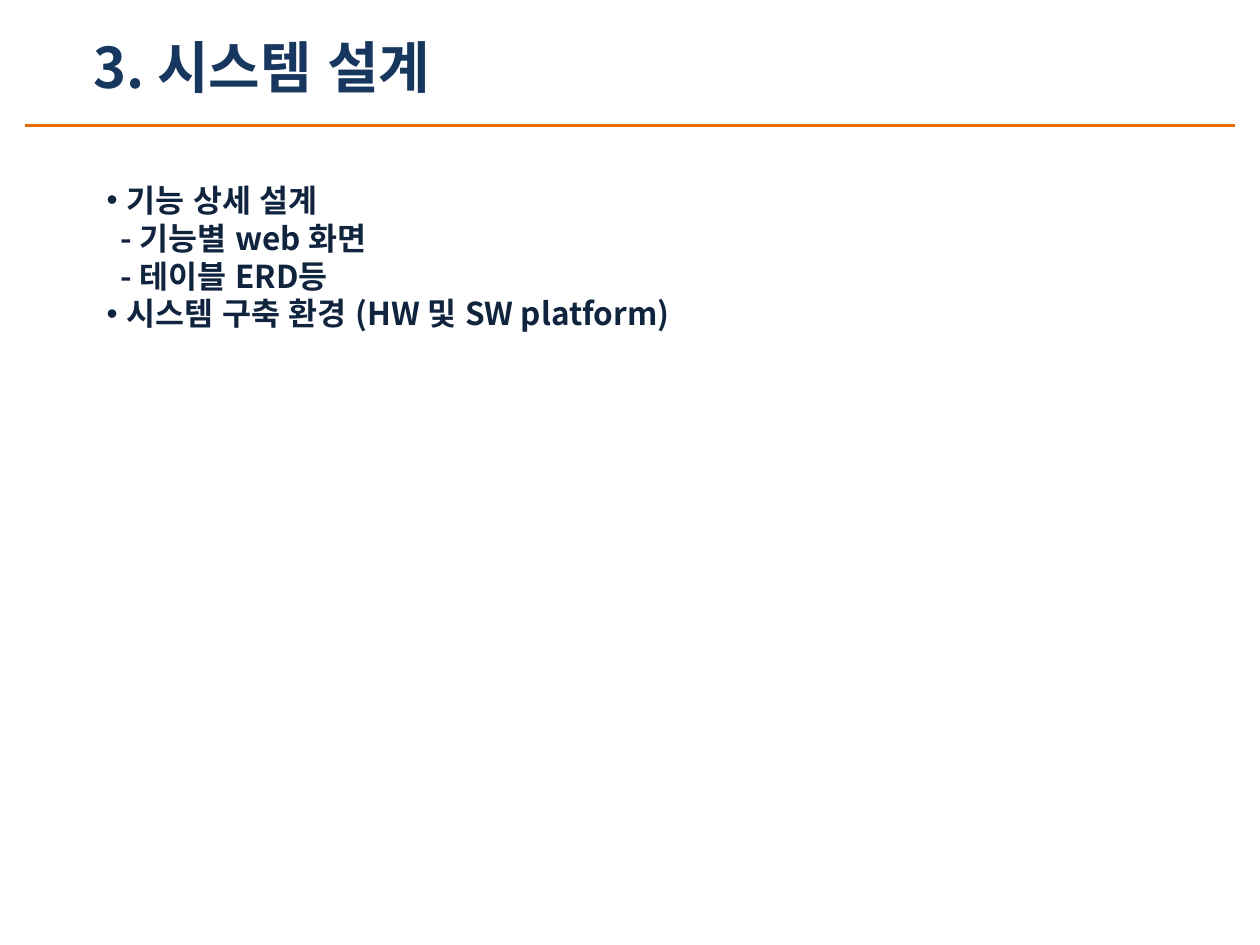
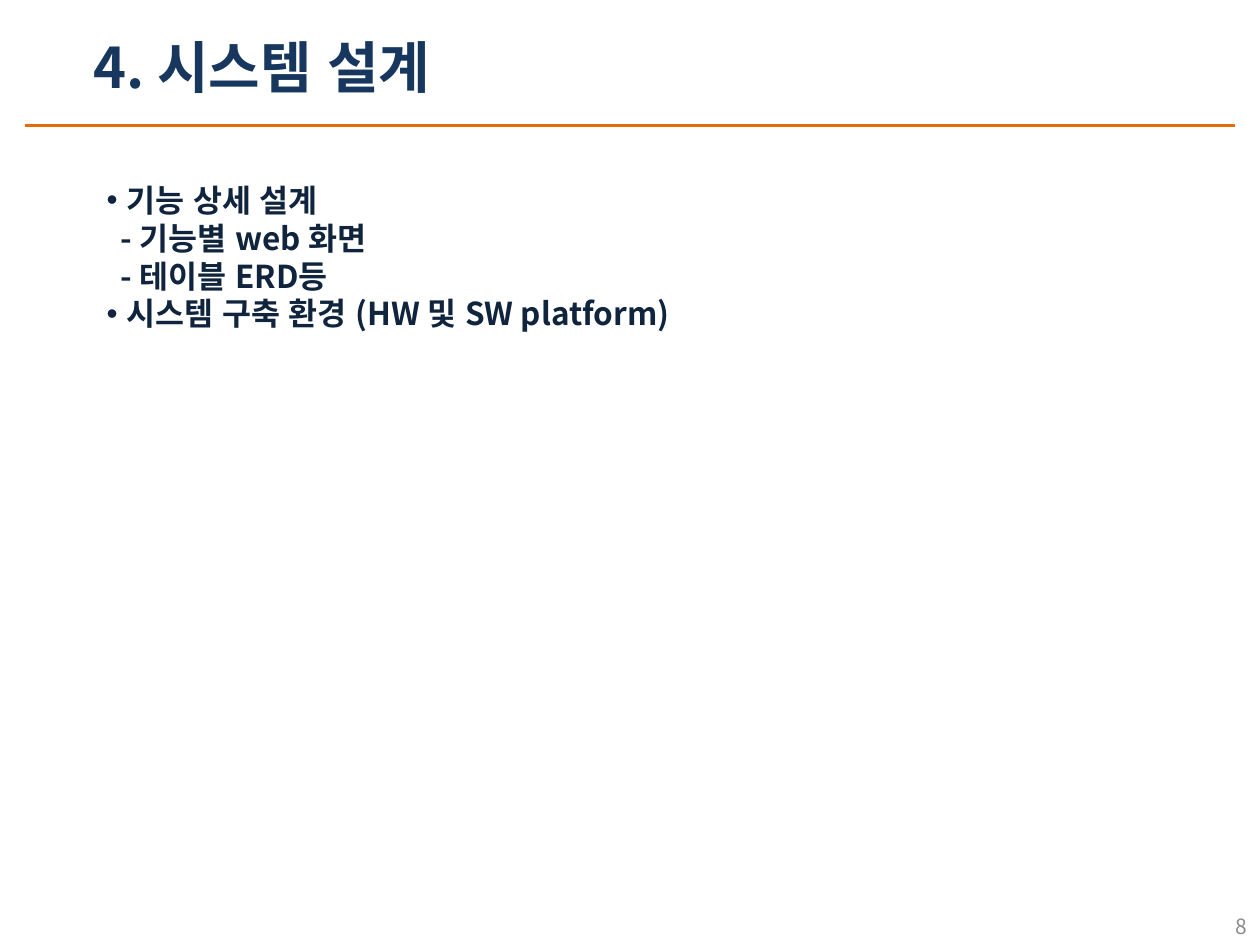
Before and after one commit to Hong-lol/sever11team, a slide deck: slide 8 of 서버프로그래밍11팀.pptx (slide 5 before the commit). Drawn at 1260x945 pixels with LibreOffice and Linux fonts; fonts in the diff are those of the drawing. Boxes give left, top, right and bottom in pixels: in the first picture for what was removed or moved away, otherwise in the second. Text is boxed around its words. In the diff, an @@ line names an element or a change of style, - is before the commit and + after.

```diff
--- a/서버프로그래밍11팀.pptx
+++ b/서버프로그래밍11팀.pptx
@@ text at [93,41,430,93]: text changed @@
-3. 시스템 설계
+4. 시스템 설계
@@ page number added at [1236,918,1248,934], 12 pt, text #8C8C8C @@
+8
```
Also in this commit, not shown: 4 other slides changed, 4 slides added, 2 slides removed, 9 other files.
